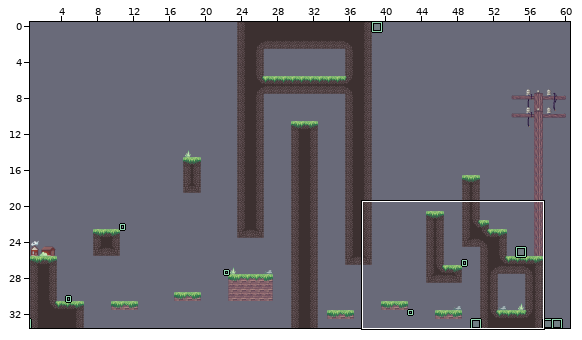
Two states of a LDtk project, Levels/World_2/Level_2-2.ldtk. The first picture is a wide view before the edit; the outline marks the close-up.
Close-up. Old version:
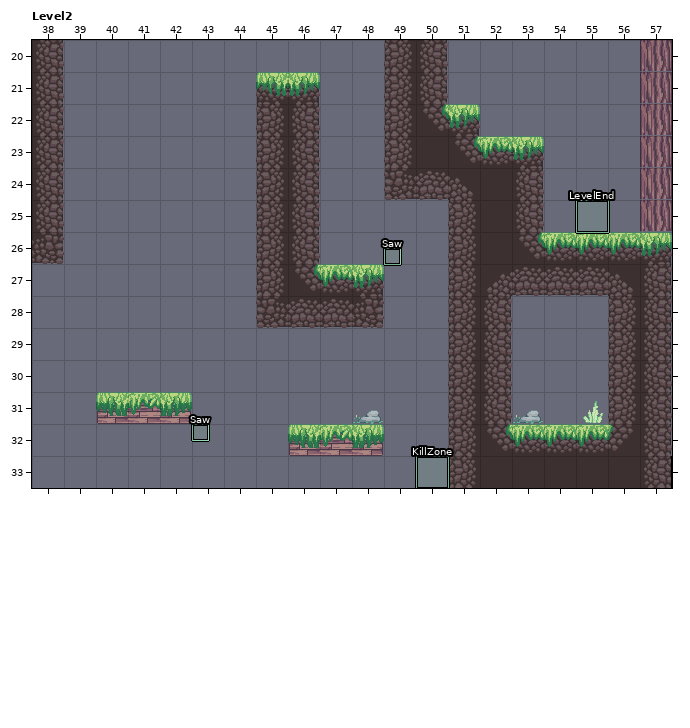
Cells are 32x32 px. Shown: Level2 x 38..57, y 20..33. The commit also changed other parts of the map, which this record leaves out.
The result:
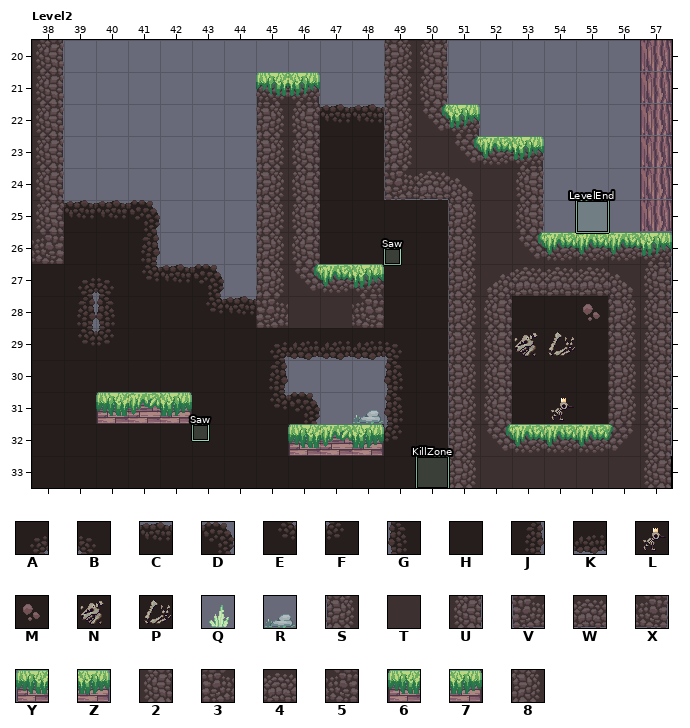
Key: from "BackgroundTiles": A 0, B 1, C 3, D 4, E 8, F 9, G 10, H 11, J 12, K 19, L 11 under 26, M 11 under 34, N 11 under 49, P 11 under 50; from "Props": Q 15, R 23; from "Tiles_Sheet_02": S 8, T 9, U 10, V 16, W 17, X 18, Y 24 under 14, Z 26 under 30, 2 9 under 10, 3 9 under 16, 4 9 under 17, 5 9 under 18, 6 9 under 24 under 14, 7 9 under 26 under 30, 8 9 under 8.
_ is an empty cell.
Tiles of an added or newly shown layer are drawn over the layers below it.
Diff:
Layer "Tiles":
y 22..24: x 46 U -> 2
y 25: x 38 U -> 2; x 46 U -> 2
y 26: x 38 X -> 5; x 46 U -> 2
y 27: x 53..55 WWW -> 444
y 28: x 45..48 VWWX -> 3TT5; x 52 U -> 2; x 56 S -> 8
y 29..30: x 52 U -> 2; x 56 S -> 8
y 31: x 40 Y -> 6; x 52 U -> 2; x 56 S -> 8
y 32: x 46 Y -> 6; x 48 Z -> 7
Layer "Props":
y 31: x 53 R -> _; x 55 Q -> _
Layer "BackgroundTiles" (added):
y 22: x 47..48 __ -> CC
y 23..24: x 47..48 __ -> HH
y 25: x 39..41 ___ -> CCD; x 47..50 ____ -> HHHH
y 26: x 39..41 ___ -> HHJ; x 47..50 ____ -> HHHH
y 27: x 38..43 ______ -> HABECD; x 49..50 __ -> HH
y 28: x 38..44 _______ -> HJGHHEC; x 49..50 __ -> HH; x 53..55 ___ -> HHM
y 29: x 38..50 _____________ -> HEFHHHHAKKKBH; x 53..55 ___ -> NPH
y 30: x 38..45 ________ -> HHHHHHHJ; x 49..50 __ -> GH; x 53..55 ___ -> HHH
y 31: x 38..39 __ -> HH; x 43..46 ____ -> HHED; x 49..50 __ -> GH; x 53..55 ___ -> HLH
y 32: x 38..45 ________ -> HHHHHHHH; x 49..50 __ -> FH
y 33: x 38..50 _____________ -> HHHHHHHHHHHHH
